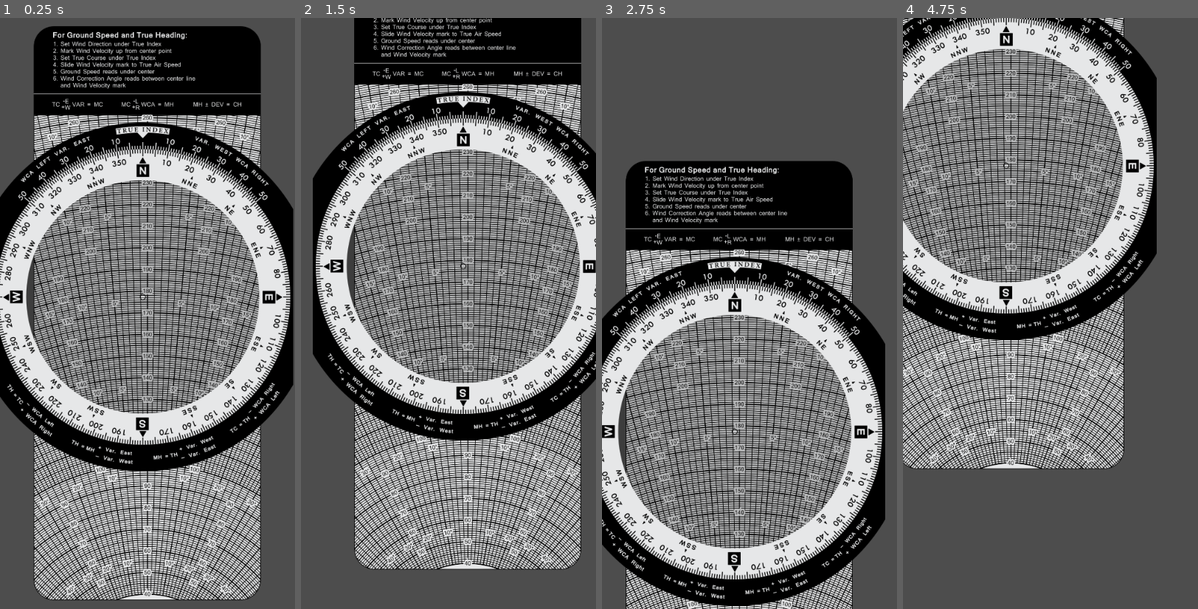
Above: before the commit, frames 1-4 (left to right).
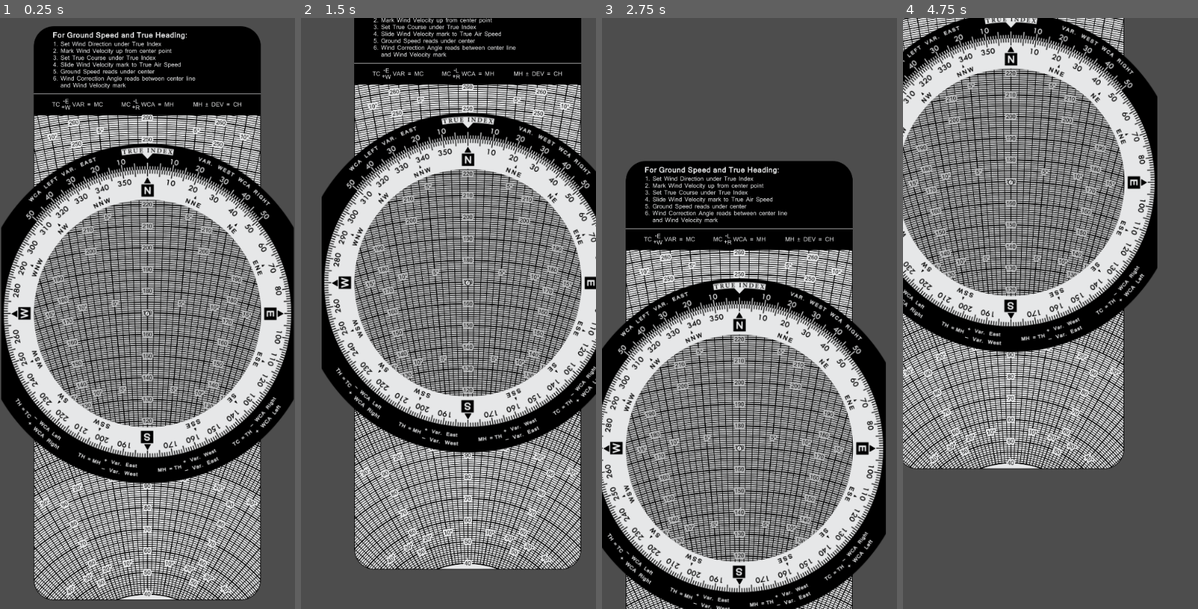
Above: after the commit, the same moments.

Repository: marcosadrianoti/e6b-godot
Game: Godot game, scene res://scenes/main.tscn
The game is run twice, just before and just after one commit, with the same random seed, the same clock (stepped at 60 frames per second) and the same inputs. The project has no main scene, so this scene is started directly.
Inputs (mouse positions are in pixels of both pictures, inside the frame that each line leads up to):
- Up to frame 1 (0.25 s): no input
- Up to frame 2 (1.5 s): tap Enter at 0.5 s; drag from (442, 295) to (478, 183) at 0.52 s; tap Space at 1.25 s; drag from (478, 183) to (433, 431) at 1.27 s
- Up to frame 3 (2.75 s): tap Enter at 2 s; move the mouse to (779, 183) at 2.02 s; click (779, 183) at 2.17 s
- Up to frame 4 (4.75 s): tap Space at 2.75, 4.25 s; drag from (1035, 431) to (962, 224) at 2.77 s; tap Enter at 3.5 s; move the mouse to (1139, 402) at 3.52 s; click (1139, 402) at 3.67 s; drag from (962, 224) to (1006, 165) at 4.27 s

The runs differ from the first frame. In frame 1, 21% of the frame differs, in the area x 0-100%, y 17-79%; in frame 2, 21%; in frame 3, 20%; in frame 4, 16%.
Error in both runs: Invalid access to property or key 'position' on a base object of type 'InputEventKey'. (res://scripts/Camera2D.gd:17)

Commit message:
feat(Disk): vertical drag all elements when click and drag trueIndex

Diff:
--- a/scenes/Area2D.gd
+++ b/scenes/Area2D.gd
@@ -1,11 +1,36 @@
 extends Area2D
+
+var dragging = false
+var drag_start_position = Vector2()
+var start_position_trueIndex = Vector2()
+var start_position_compass = Vector2()
+
+@onready var compass = get_node("../compass")
 
 func _ready():
 	pass
 
 func _input_event(viewport, event, shape_idx):
-	if event is InputEventMouseButton and event.pressed and event.button_index == MOUSE_BUTTON_LEFT:
-		print("Clique detectado na trueIndex!")
+	if event is InputEventMouseButton and event.button_index == MOUSE_BUTTON_LEFT:
+		if event.pressed:
+			print("Clique detectado na trueIndex!")
+			dragging = true
+			print('drag', dragging)
+			drag_start_position = get_global_mouse_position()
+			start_position_trueIndex = global_position
+			start_position_compass = compass.global_position
+		else:
+			dragging = false
+			print('drag', dragging)
+
+	elif event is InputEventMouseMotion and dragging:
+		var mouse_delta = event.position - drag_start_position
+		global_position = start_position_trueIndex + Vector2(0, mouse_delta.y)
+		compass.global_position = start_position_compass + Vector2(0, mouse_delta.y)
 
 func _process(delta):
 	pass
+
+
+func _on_mouse_exited():
+	dragging = false
--- a/scenes/disk.tscn
+++ b/scenes/disk.tscn
@@ -43,5 +43,6 @@
 shape = SubResource("CircleShape2D_q3rbu")
 debug_color = Color(0.442007, 0.470881, 0.953844, 0.42)
 
+[connection signal="mouse_exited" from="trueIndex" to="trueIndex" method="_on_mouse_exited"]
 [connection signal="mouse_entered" from="compass" to="compass" method="_on_mouse_entered"]
 [connection signal="mouse_exited" from="compass" to="compass" method="_on_mouse_exited"]
--- a/scenes/main.tscn
+++ b/scenes/main.tscn
@@ -11,6 +11,7 @@
 [node name="Ruler" parent="." instance=ExtResource("4_l8b34")]
 
 [node name="Disk" parent="." instance=ExtResource("8_v3wda")]
+scale = Vector2(0.974, 0.974)
 
 [node name="StartPosition" type="Marker2D" parent="."]
 position = Vector2(250, 500)
--- a/scripts/Disk.gd
+++ b/scripts/Disk.gd
@@ -1,19 +1,5 @@
-#extends Node2D
-#
-#func _ready():
-	#$trueIndex.position = $startPositionOnDisk.position
-	#$compass.position = $startPositionOnDisk.position
 extends Node2D
 
 func _ready():
-	#$trueIndex.position = $startPositionOnDisk.position
 	$compass.position = $startPositionOnDisk.position
 	$trueIndex.position = $startPositionOnDisk.position
-
-func stop_drag():
-	print("Stop drag")
-
-func move_all_elements(delta):
-	for child in get_children():
-		if child is Node2D:
-			child.position += delta
--- a/scripts/main.gd
+++ b/scripts/main.gd
@@ -2,3 +2,4 @@
 
 func _ready():
 	$Camera2D.position = $StartPosition.position
+	$Disk.position = $StartPosition.position
